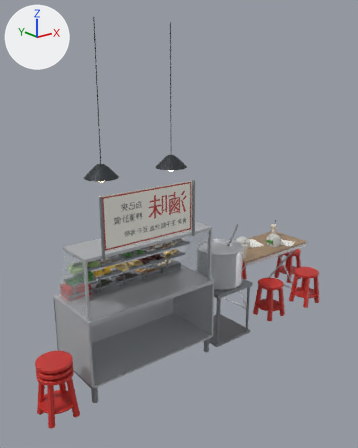
The glTF model assets/models/env/second_ai/luwei_stall.glb, before and after one commit.
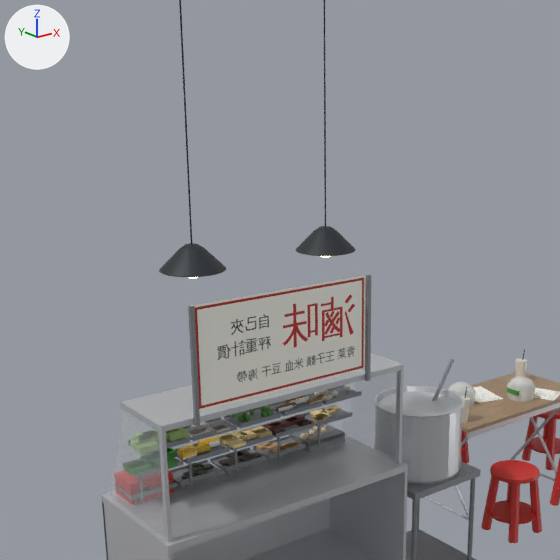
Each version appears first whole from a 50 mm camera at (-2.57, -3.9, 2.99) aimed at (0.81, 0.32, 1.3), and next in a close-up on the part from 0% to 82% of the width and 8% to 74% of the height. Arrows for +X, +Y and +Z are at upper left; the lights stay in place. The older version's two pictures come first. Where no turn or scale is listed for an object, it has been applied to the vertices. Vertices at exactly the same position are counted once.

The older version as bpy lines, for what is in view:
```python
me_luwei_cart = bpy.data.meshes.new('luwei_cart')
me_luwei_cart.from_pydata(...)  # 308 vertices, 576 faces; spans x -0.75..2.83, y -0.35..0.64, z -0.01..1.44
me_luwei_cart.materials.append(mat_luwei_steel)  # light grey #c9ccd0
me_luwei_cart_dark = bpy.data.meshes.new('luwei_cart_dark')
me_luwei_cart_dark.from_pydata(...)  # 608 vertices, 1036 faces; spans x -0.73..1.44, y -0.35..0.35, z 0.0..1.97
me_luwei_cart_dark.materials.append(mat_luwei_steel_dark)  # grey #8a8e93
me_luwei_shade = bpy.data.meshes.new('luwei_shade')
me_luwei_shade.from_pydata(...)  # 240 vertices, 472 faces; spans x -0.51..0.61, y -0.16..0.16, z 2.046..2.17
me_luwei_shade.materials.append(mat_luwei_shade)  # dark grey #2f3437
ob_luwei_cart = bpy.data.objects.new('luwei_cart', me_luwei_cart)
ob_luwei_cart.location = (0.0, 0.0, 0.0)
ob_luwei_cart_dark = bpy.data.objects.new('luwei_cart_dark', me_luwei_cart_dark)
ob_luwei_cart_dark.location = (0.0, 0.0, 0.0)
ob_luwei_shade = bpy.data.objects.new('luwei_shade', me_luwei_shade)
ob_luwei_shade.location = (0.0, 0.0, 0.0)
# also in view: 'luwei_sign' at (-0.05, -0.33, 1.72); 'luwei_bag' at (2.18, 0.34, 0.8); 'luwei_table' at (2.25, 0.35, 0.71); 'luwei_food' at (0.87, 0.23, 1.0); 'luwei_glass' at (0.0, 0.01, 1.13)
```
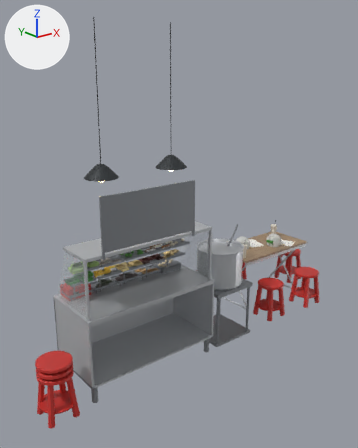
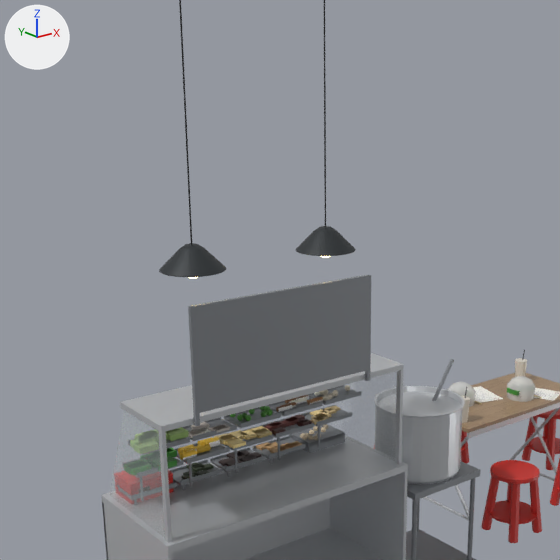
Patch to the scene script:
```diff
--- a/assets/models/env/second_ai/luwei_stall.glb.py
+++ b/assets/models/env/second_ai/luwei_stall.glb.py
@@ me_luwei_cart_dark @@
 # used by ob_luwei_cart_dark; location = (0.0, 0.0, 0.0)
-me_luwei_cart_dark.from_pydata(...)  # 608 vertices, 1036 faces; spans x -0.73..1.44, y -0.35..0.35, z 0.0..1.97
+me_luwei_cart_dark.from_pydata(...)  # 614 vertices, 1048 faces; spans x -0.73..1.44, y -0.35..0.35, z 0.0..1.97
+# me_luwei_cart_dark part 1
+# 6 vertices are added at (-0.55, -0.35, 1.47), (-0.55, -0.33, 1.47), (-0.55, -0.33, 1.97), (0.45, -0.35, 1.47), (0.45, -0.33, 1.47), (0.45, -0.33, 1.97)
+# 12 new faces join them
 me_luwei_cart_dark.materials.append(mat_luwei_steel_dark)
```

Changed parts and their boxes [x1, y1, x2, y2] in the close-ups (560 x 560 px):
part 1 of me_luwei_cart_dark, added: after [193, 275, 368, 413]
'luwei_sign', unchanged, covered by the edit: before [192, 275, 366, 411]; after [192, 275, 364, 306]
